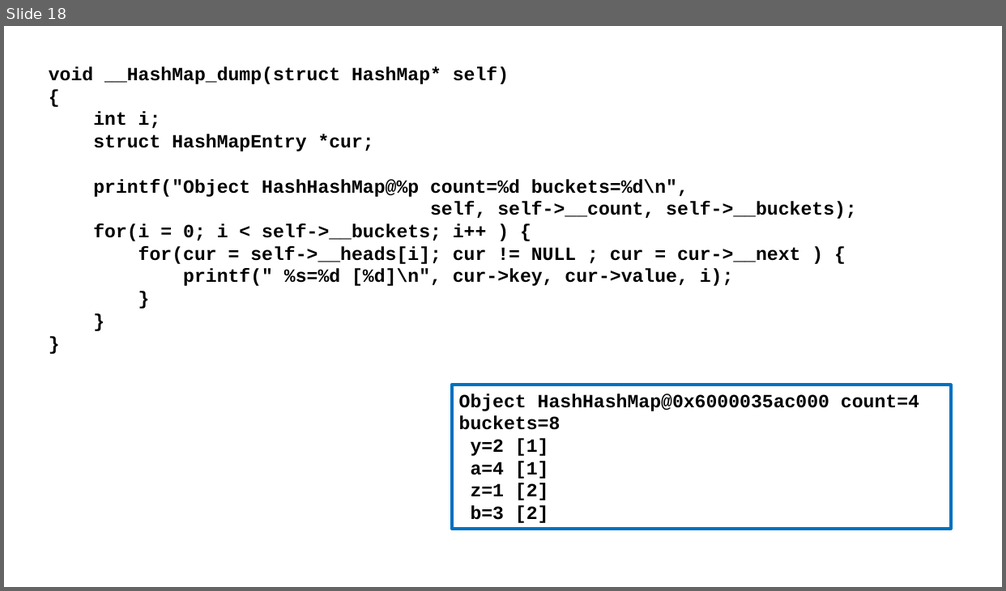
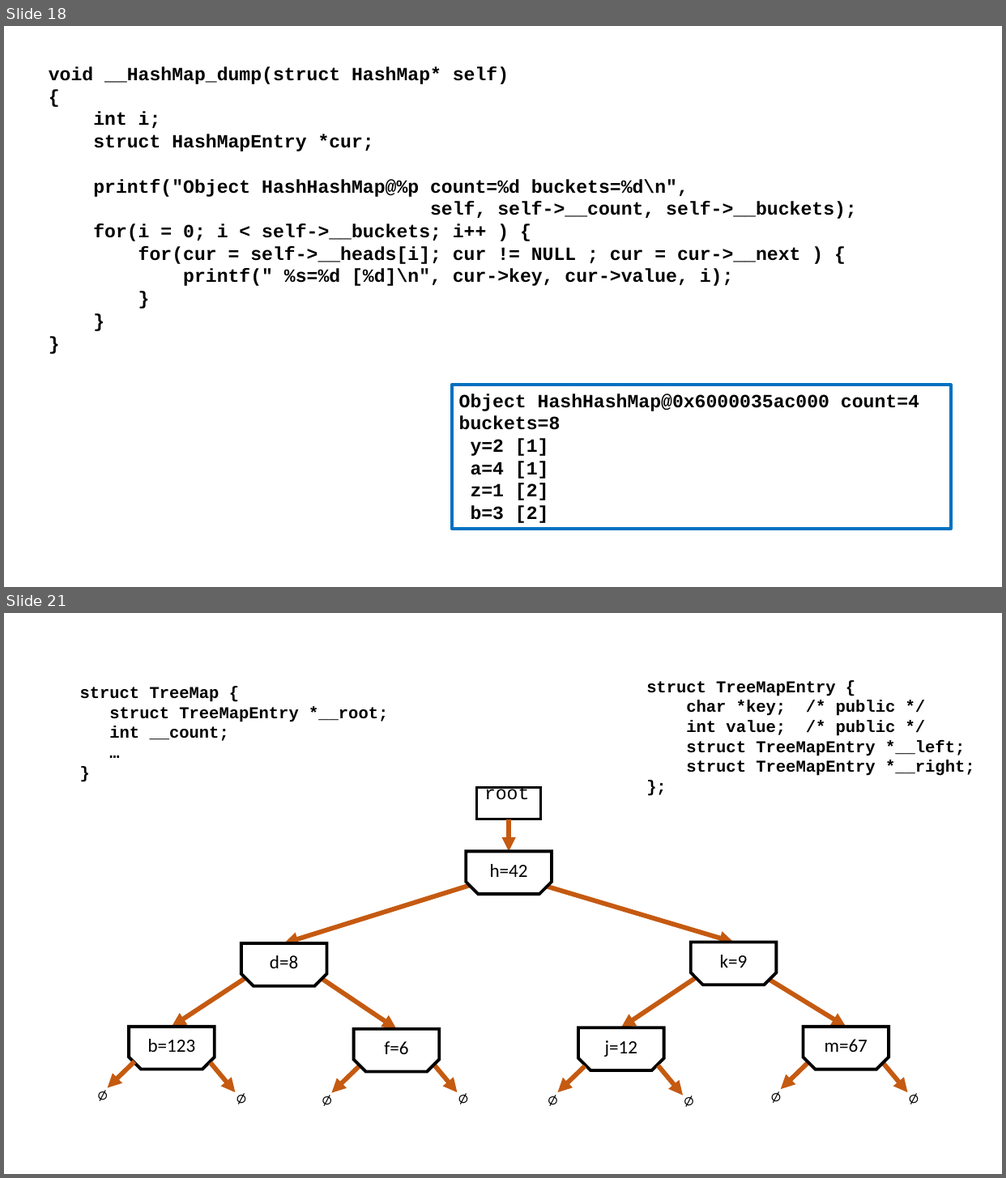
Before and after one commit to csev/cc4e, a slide deck: lectures/CC-05-Trees-Hash.pptx. Shown one above the other, each under a label of ours: slide 18 before the commit, slides 18 and 21 after it; the slides between them are not shown. The pictures are 1006x591 and 1006x1178 pixels, drawn with LibreOffice and Linux fonts; fonts in the diff are those of the drawing. Boxes give left, top, right and bottom in pixels: in the first picture for what was removed or moved away, otherwise in the second. Text is boxed around its words. In the diff, an @@ line names an element or a change of style, - is before the commit and + after.

```diff
--- a/lectures/CC-05-Trees-Hash.pptx
+++ b/lectures/CC-05-Trees-Hash.pptx
@@ slide 21 added at <box>4,613,1002,1174</box>, background #FFFFFF @@
@@ text added at <box>646,681,975,776</box>, 16 pt, text #000000, bold @@
+struct TreeMapEntry {
+char *key; /* public */
+int value; /* public */
+struct TreeMapEntry *__left;
+struct TreeMapEntry *__right;
+};
@@ text added at <box>80,687,388,741</box>, 16 pt, text #000000, bold @@
+struct TreeMap {
+struct TreeMapEntry *__root;
+int __count;
+…
+}
@@ rectangle added at <box>477,787,541,820</box>, outline #000000 2.25 pt, 18 pt, text #000000 @@
+root
@@ arrow added from (509, 820) to (509, 852), #C55A11 4.5 pt @@
@@ snip same rect added at <box>466,852,552,895</box>, fill #FFFFFF, outline #000000 3 pt, 18 pt, text #000000 @@
+h=42
@@ arrow added from (493, 878) to (284, 944), #C55A11 4.5 pt @@
@@ arrow added from (545, 886) to (734, 943), #C55A11 4.5 pt @@
@@ snip same rect added at <box>241,944,326,986</box>, fill #FFFFFF, outline #000000 3 pt, 18 pt, text #000000 @@
+d=8
@@ snip same rect added at <box>691,943,777,985</box>, fill #FFFFFF, outline #000000 3 pt, 18 pt, text #000000 @@
+k=9
@@ arrow added from (698, 977) to (621, 1028), #C55A11 4.5 pt @@
@@ arrow added from (765, 977) to (846, 1027), #C55A11 4.5 pt @@
@@ arrow added from (245, 978) to (172, 1027), #C55A11 4.5 pt @@
@@ arrow added from (322, 978) to (396, 1029), #C55A11 4.5 pt @@
@@ snip same rect added at <box>129,1027,215,1070</box>, fill #FFFFFF, outline #000000 3 pt, 18 pt, text #000000 @@
+b=123
@@ snip same rect added at <box>354,1029,439,1072</box>, fill #FFFFFF, outline #000000 3 pt, 18 pt, text #000000 @@
+f=6
@@ snip same rect added at <box>578,1028,663,1071</box>, fill #FFFFFF, outline #000000 3 pt, 18 pt, text #000000 @@
+j=12
@@ snip same rect added at <box>803,1027,889,1070</box>, fill #FFFFFF, outline #000000 3 pt, 18 pt, text #000000 @@
+m=67
@@ arrow added from (134, 1063) to (108, 1088), #C55A11 4.5 pt @@
@@ arrow added from (211, 1063) to (236, 1093), #C55A11 4.5 pt @@
@@ arrow added from (359, 1067) to (332, 1093), #C55A11 4.5 pt @@
@@ arrow added from (432, 1063) to (457, 1093), #C55A11 4.5 pt @@
@@ arrow added from (585, 1067) to (558, 1093), #C55A11 4.5 pt @@
@@ arrow added from (658, 1066) to (683, 1096), #C55A11 4.5 pt @@
@@ arrow added from (808, 1063) to (781, 1089), #C55A11 4.5 pt @@
@@ arrow added from (883, 1063) to (908, 1093), #C55A11 4.5 pt @@
@@ text added at <box>89,1077,114,1110</box>, 18 pt, text #000000 @@
+∅
@@ text added at <box>228,1080,253,1112</box>, 18 pt, text #000000 @@
+∅
@@ text added at <box>314,1082,339,1114</box>, 18 pt, text #000000 @@
+∅
@@ text added at <box>450,1080,475,1112</box>, 18 pt, text #000000 @@
+∅
@@ text added at <box>540,1082,565,1114</box>, 18 pt, text #000000 @@
+∅
@@ text added at <box>676,1082,701,1114</box>, 18 pt, text #000000 @@
+∅
@@ text added at <box>763,1078,788,1110</box>, 18 pt, text #000000 @@
+∅
@@ text added at <box>901,1080,926,1112</box>, 18 pt, text #000000 @@
+∅
```
Also in this commit, not shown: 2 slides changed, 14 other slides added, 1 slide removed, 1 other file.
